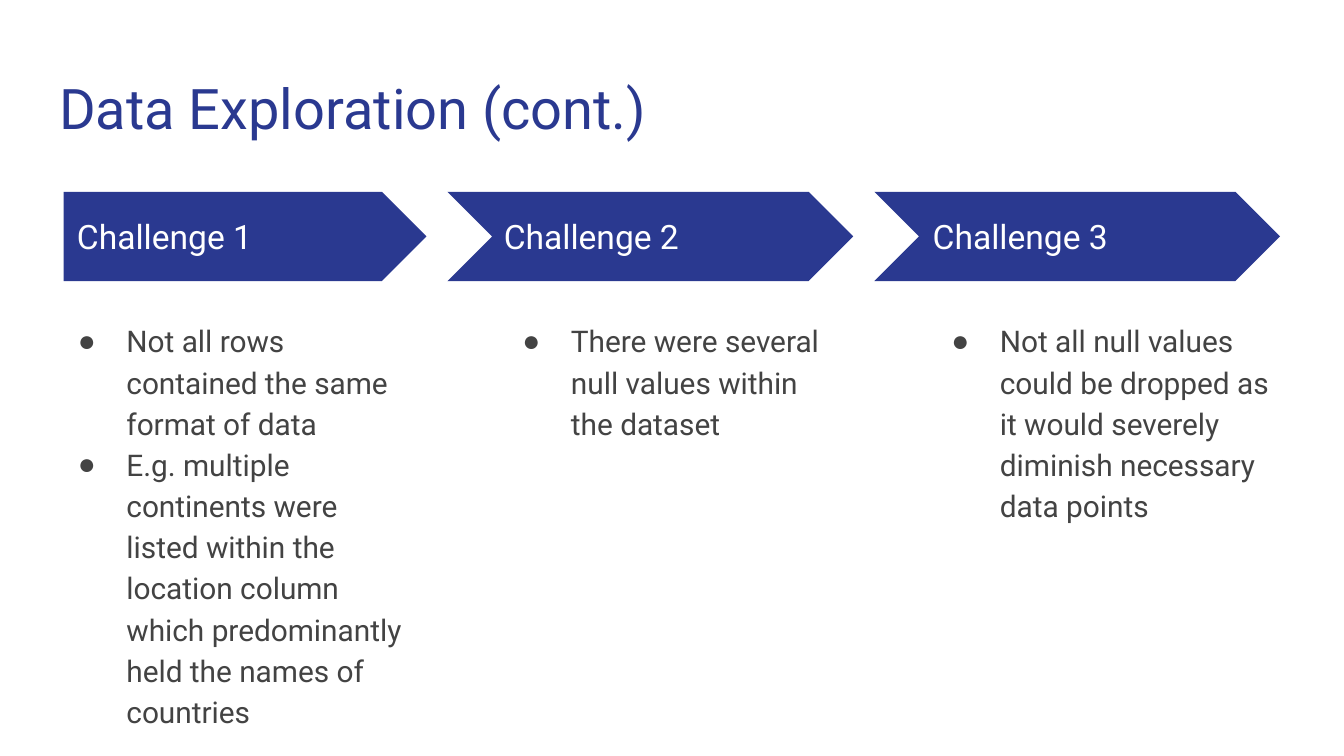
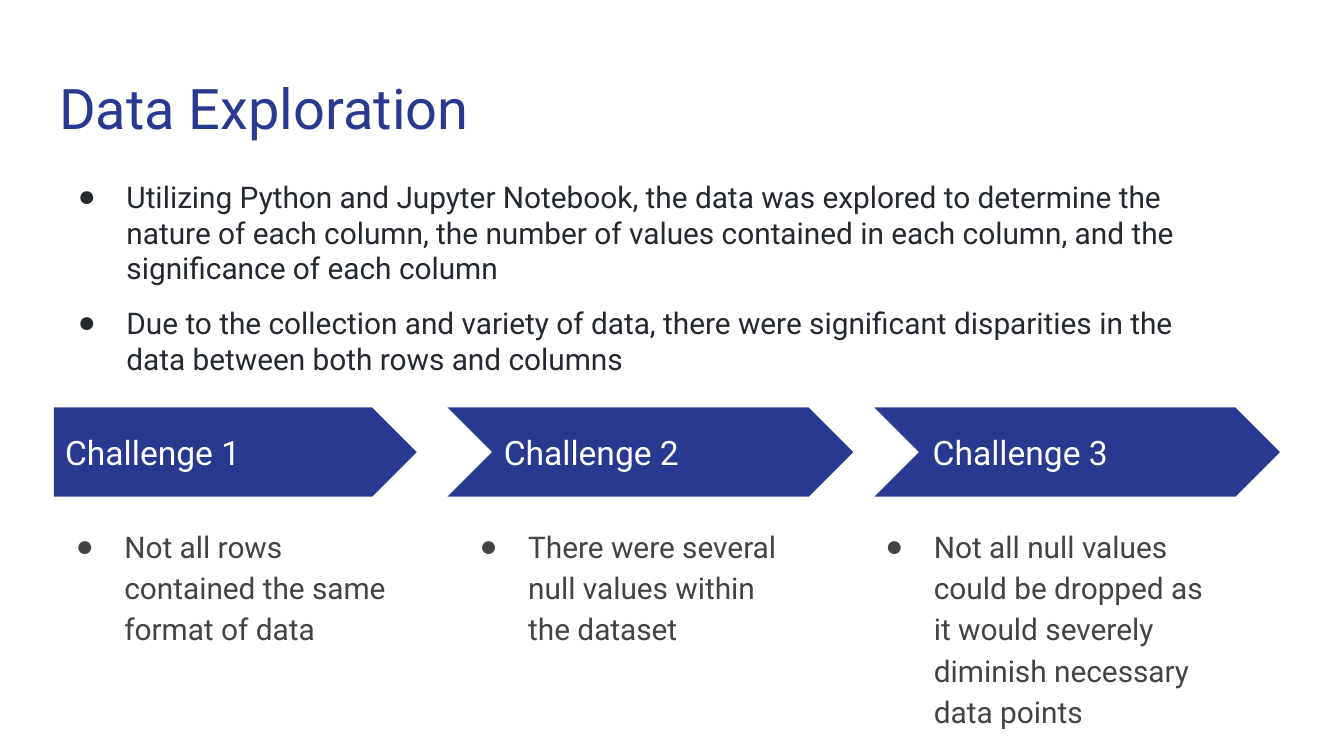
Before and after one commit to Magzzie/COVID-19_Analysis, a slide deck: slide 7 of COVID-19 Analysis.pptx (slide 9 before the commit). Drawn at 1344x756 pixels with LibreOffice and Linux fonts; fonts in the diff are those of the drawing. Boxes give left, top, right and bottom in pixels: in the first picture for what was removed or moved away, otherwise in the second. Text is boxed around its words. In the diff, an @@ line names an element or a change of style, - is before the commit and + after.

Commit message:
updating presentation

```diff
--- a/COVID-19 Analysis.pptx
+++ b/COVID-19 Analysis.pptx
@@ title at (x1=59, y1=87, x2=468, y2=141): text changed @@
-Data Exploration (cont.)
+Data Exploration
@@ text added at (x1=126, y1=185, x2=1174, y2=371), 16 pt, text #24292F @@
+● Utilizing Python and Jupyter Notebook, the data was explored to determine the nature of each column, the number of values contained in each column, and the significance of each column
+● Due to the collection and variety of data, there were significant disparities in the data between both rows and columns
@@ pentagon arrow moved from (x1=63, y1=192, x2=426, y2=281) to (x1=54, y1=407, x2=417, y2=496) @@
@@ 2 texts, 2 chevrons moved together from (x1=448, y1=192, x2=1281, y2=281) to (x1=448, y1=407, x2=1281, y2=496) @@
@@ text "Challenge 1" moved from (x1=77, y1=223, x2=252, y2=256) to (x1=65, y1=439, x2=240, y2=472) @@
@@ text at (x1=126, y1=453, x2=402, y2=683): paragraph removed @@
-● E.g. multiple continents were listed within the location column which predominantly held the names of countries
@@ text "Not all rows contained the ..." moved from (x1=126, y1=329, x2=402, y2=683) to (x1=124, y1=535, x2=385, y2=641) @@
@@ text "There were several null values ..." moved from (x1=571, y1=329, x2=819, y2=436) to (x1=528, y1=535, x2=776, y2=641) @@
@@ text "Not all null values could ..." moved from (x1=1000, y1=329, x2=1269, y2=523) to (x1=934, y1=535, x2=1203, y2=729) @@
```
Also in this commit, not shown: 2 other slides changed, 2 slides added, 2 slides removed.
